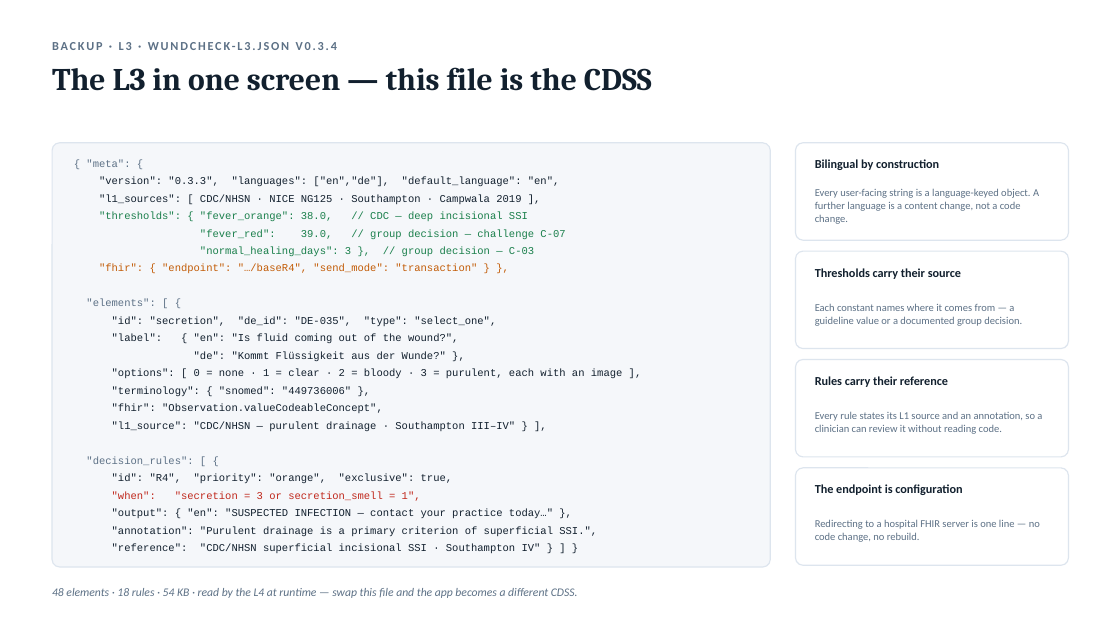
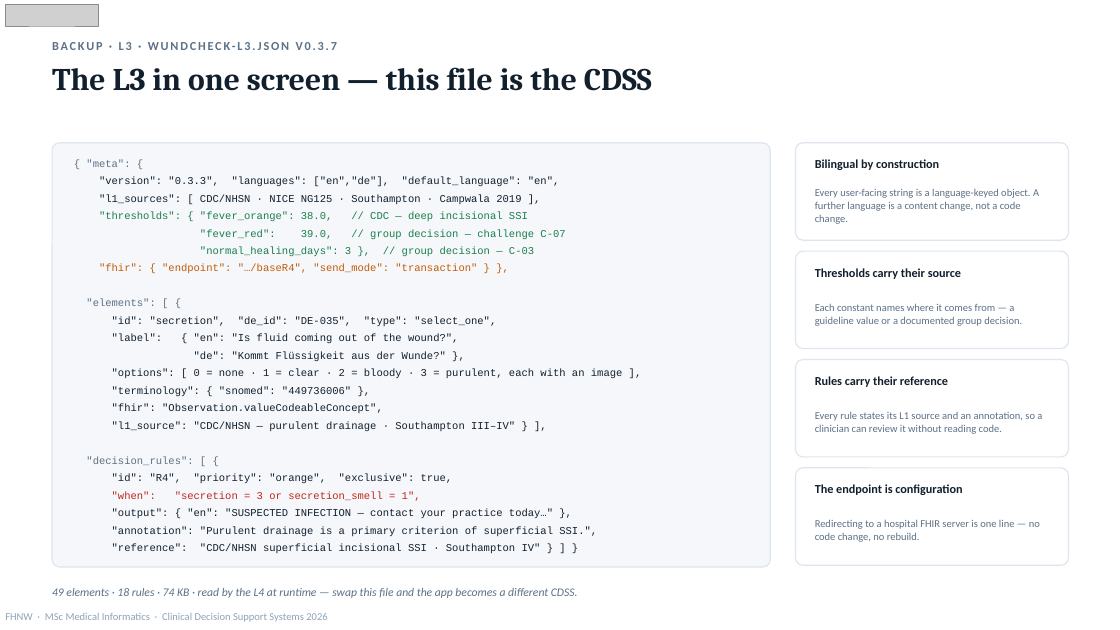
Before and after one commit to Sivanajani/smart-wound-guideline-app, a slide deck: slide 24 of submission/WundCheck_CDSS_Presentation.pptx (slide 23 before the commit). Drawn at 1120x630 pixels with LibreOffice and Linux fonts; fonts in the diff are those of the drawing; grey boxes stand for pictures. Boxes give left, top, right and bottom in pixels: in the first picture for what was removed or moved away, otherwise in the second. Text is boxed around its words. In the diff, an @@ line names an element or a change of style, - is before the commit and + after.

Commit message:
Update WundCheck CDSS presentation with latest revisions

```diff
--- a/submission/WundCheck_CDSS_Presentation.pptx
+++ b/submission/WundCheck_CDSS_Presentation.pptx
@@ picture added at (5,4,98,26) @@
@@ text at (52,42,337,50): text changed @@
-BACKUP · L3 · WUNDCHECK-L3.JSON V0.3.4
+BACKUP · L3 · WUNDCHECK-L3.JSON V0.3.7
@@ text at (52,588,578,598): text changed @@
-48 elements · 18 rules · 54 KB · read by the L4 at runtime — swap this file and the app becomes a different CDSS.
+49 elements · 18 rules · 74 KB · read by the L4 at runtime — swap this file and the app becomes a different CDSS.
@@ text added at (5,613,327,622), 9 pt, text #8FA3B8 @@
+FHNW · MSc Medical Informatics · Clinical Decision Support Systems 2026
```
Also in this commit, not shown: 24 other slides changed, 1 slide added, 1 slide removed, 4 other files.
